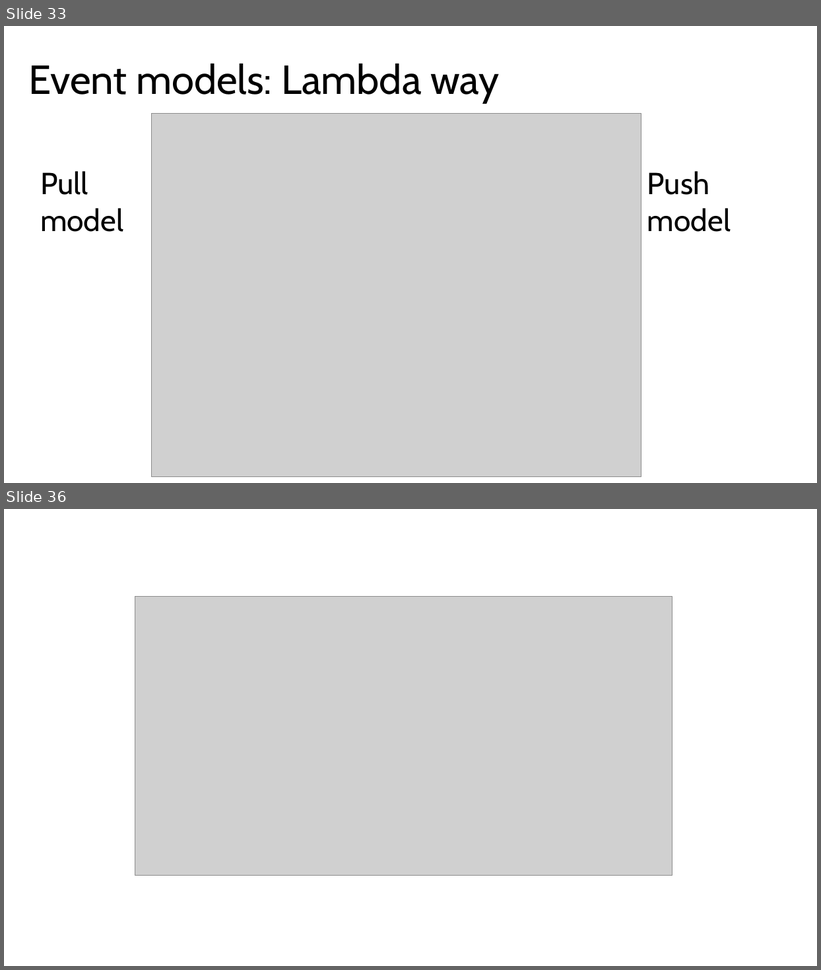
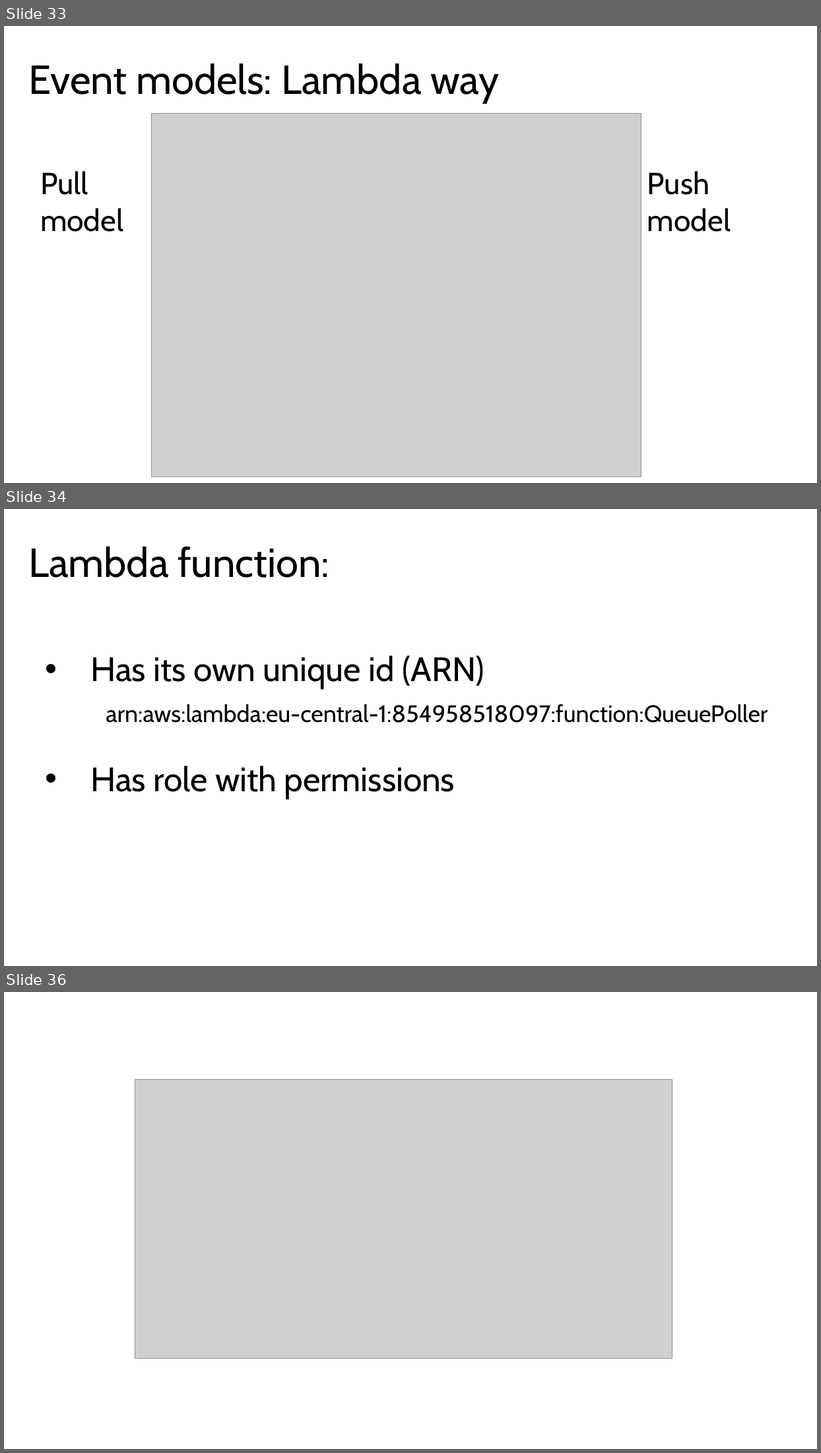
Before and after one commit to alex-zyl/FunctionsVSLambda, a slide deck: Presentation/Presentation.pptx. Shown one above the other, each under a label of ours: slides 33 and 36 before the commit, slides 33, 34 and 36 after it; the slides between them are not shown. The pictures are 821x970 and 821x1453 pixels, drawn with LibreOffice and Linux fonts; fonts in the diff are those of the drawing; grey boxes stand for pictures. Boxes give left, top, right and bottom in pixels: in the first picture for what was removed or moved away, otherwise in the second. Text is boxed around its words. In the diff, an @@ line names an element or a change of style, - is before the commit and + after.

```diff
--- a/Presentation/Presentation.pptx
+++ b/Presentation/Presentation.pptx
@@ slide 34 added at [4, 509, 817, 966], background #FFFFFF @@
@@ text added at [28, 546, 329, 578], 48 pt, text #000000 @@
+Lambda function:
@@ text added at [90, 656, 768, 799], 28 pt, text #000000 @@
+• Has its own unique id (ARN)
+arn:aws:lambda:eu-central-1:854958518097:function:QueuePoller
+• Has role with permissions
```
Also in this commit, not shown: 1 slide changed, 1 slide removed, 2 other files.
